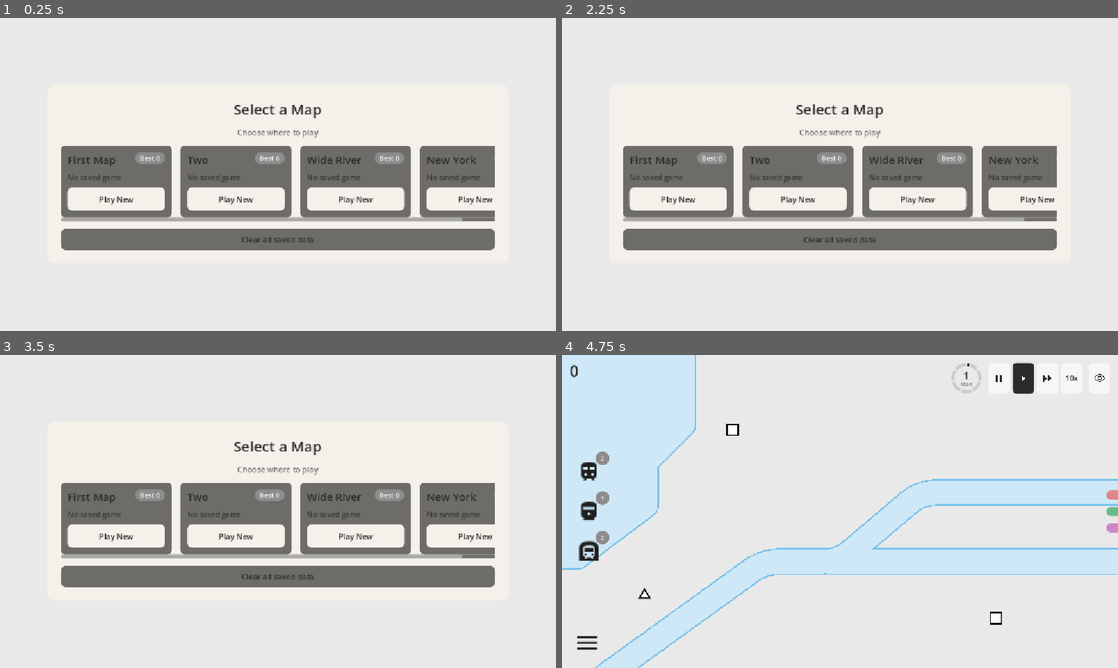
Above: before the commit, frames 1-4 (two rows, left to right).
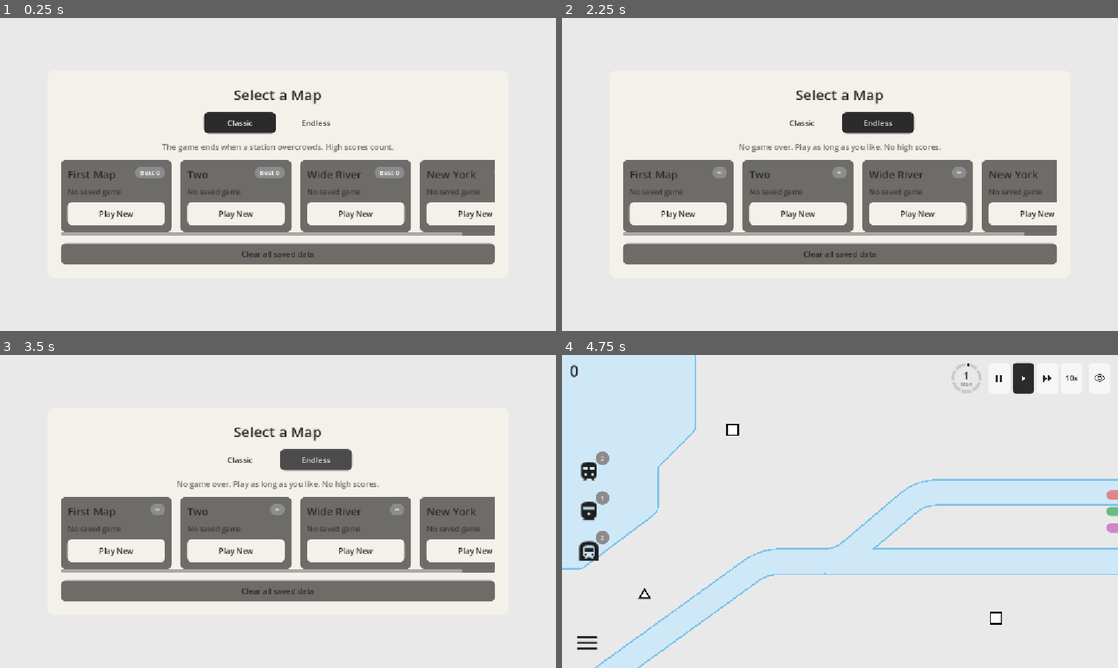
Above: after the commit, the same moments.

Repository: naymik-games/MiniMetro
Game: Godot game, scene res://scenes/home.tscn
The game is run twice, just before and just after one commit, with the same random seed, the same clock (stepped at 60 frames per second) and the same inputs.
Inputs (mouse positions are in pixels of both pictures, inside the frame that each line leads up to):
- Up to frame 1 (0.25 s): no input
- Up to frame 2 (2.25 s): click (801, 121) at 0.5 s, where only the run after the commit has a clickable "Classic"; click (801, 121) at 1.25 s, where only the run after the commit has a clickable "Classic"; click (878, 121) at 2 s, where only the run after the commit has a clickable "Endless"
- Up to frame 3 (3.5 s): click (316, 458) at 2.75 s, where only the run after the commit has a clickable "Endless"
- Up to frame 4 (4.75 s): click "Play New" at 3.5 s; click (589, 470) at 4.27 s

The runs differ from the first frame. In frame 1, 19% of the frame differs, in the area x 11-89%, y 23-79%; in frame 2, 19%; in frame 3, 19%; in frame 4, nothing differs.

Commit message:
endless mode

Diff:
--- a/scripts/game.gd
+++ b/scripts/game.gd
@@ -85,6 +85,7 @@
 var _station_upgrade_armed: bool = false  ## station upgrade selected, waiting for a station click
 var bridge_budget: int = 0
 var _save_id: String = ""
+var _mode: int = SaveManager.Mode.CLASSIC  ## Classic or Endless, from the home screen
 var _best_before: int = 0     ## this map's high score when the run started (for "New best!")
 var _loaded: bool = false     ## autosave stays off until startup / restore has finished
 
@@ -97,13 +98,14 @@
 
 	add_to_group("game")
 	_save_id = config.get_save_id()
+	_mode = GameSession.current_mode
 	_best_before = SaveManager.get_high_score(_save_id)
 
 	# The home screen's "Resume" sets this flag. It is consumed here, so reloading
 	# the scene ("Play again") always starts a fresh game.
 	var save: Dictionary = {}
 	if GameSession.resume_requested:
-		save = SaveManager.get_run(_save_id)
+		save = SaveManager.get_run(_save_id, _mode)
 	GameSession.resume_requested = false
 	var resuming := not save.is_empty()
 
@@ -684,8 +686,8 @@
 
 ## Called by a station via the "game" group when its ring fills.
 func on_station_overcrowded(_station: Area2D) -> void:
-	if _game_over:
-		return
+	if _game_over or _mode == SaveManager.Mode.ENDLESS:
+		return  # Endless never ends
 	_game_over = true
 	_cancel_upgrade_drag()
 	SaveManager.finish_run(_save_id, score)  # lost game: the save is deleted, the high score stays
@@ -1003,7 +1005,7 @@
 func _save_game() -> void:
 	if _game_over or not _loaded:
 		return
-	SaveManager.save_run(_save_id, _build_save())
+	SaveManager.save_run(_save_id, _build_save(), _mode)
 
 
 ## Everything needed to rebuild the run. Only plain numbers / strings / arrays / dictionaries
--- a/scripts/game_session.gd
+++ b/scripts/game_session.gd
@@ -9,18 +9,26 @@
 
 ## The config chosen on the home screen. Everything in the game can read this.
 var current_config: GameConfig = null
+## SaveManager.Mode.CLASSIC or SaveManager.Mode.ENDLESS. Survives "Play again" reloads.
+var current_mode: int = SaveManager.Mode.CLASSIC
 ## Set by start_game(); game.gd reads it once to decide between "resume" and "new game".
 var resume_requested: bool = false
 
 
-func start_game(config: GameConfig, resume: bool = false) -> void:
+func is_endless() -> bool:
+	return current_mode == SaveManager.Mode.ENDLESS
+
+
+func start_game(config: GameConfig, mode: int = SaveManager.Mode.CLASSIC, resume: bool = false) -> void:
 	if config == null or not config.is_playable():
 		push_error("GameSession: config is missing or has no map scene.")
 		return
 	current_config = config
-	resume_requested = resume and SaveManager.has_run(config.get_save_id())
+	current_mode = mode
+	var id := config.get_save_id()
+	resume_requested = resume and SaveManager.has_run(id, mode)
 	if not resume_requested:
-		SaveManager.clear_run(config.get_save_id())  # a new game replaces any saved one
+		SaveManager.clear_run(id, mode)  # a new game replaces any saved one in this mode
 	get_tree().change_scene_to_file(GAME_SCENE)
 
 
--- a/scripts/home.gd
+++ b/scripts/home.gd
@@ -9,21 +9,29 @@
 const CARD_GAP := 18.0
 const MAX_ROW_WIDTH := 900.0
 
+const MODE_NAMES: Array[String] = ["Classic", "Endless"]
+const MODE_BLURBS: Array[String] = [
+	"The game ends when a station overcrowds. High scores count.",
+	"No game over. Play as long as you like. No high scores.",
+]
+
 var _ui: Control
+var _mode: int = SaveManager.Mode.CLASSIC
 var _pending_new: GameConfig
 var _confirm_new: ConfirmationDialog
 var _confirm_clear: ConfirmationDialog
 
 
 func _ready() -> void:
+	_mode = SaveManager.get_last_mode()
+
 	_confirm_new = ConfirmationDialog.new()
-	_confirm_new.dialog_text = "Start a new game on this map?\nYour saved progress will be lost."
 	_confirm_new.ok_button_text = "Start new"
-	_confirm_new.confirmed.connect(func(): GameSession.start_game(_pending_new, false))
+	_confirm_new.confirmed.connect(func(): GameSession.start_game(_pending_new, _mode, false))
 	add_child(_confirm_new)
 
 	_confirm_clear = ConfirmationDialog.new()
-	_confirm_clear.dialog_text = "Delete ALL saved games and high scores?\nThis can't be undone."
+	_confirm_clear.dialog_text = "Delete ALL saved games (Classic and Endless) and high scores?\nThis can't be undone."
 	_confirm_clear.ok_button_text = "Delete everything"
 	_confirm_clear.confirmed.connect(func():
 		SaveManager.clear_all()
@@ -51,7 +59,8 @@
 	panel.add_child(box)
 
 	box.add_child(UIStyle.label("Select a Map", 30))
-	box.add_child(UIStyle.label("Choose where to play", 16, Color(UIStyle.INK, 0.65)))
+	box.add_child(_build_mode_toggle())
+	box.add_child(UIStyle.label(MODE_BLURBS[_mode], 16, Color(UIStyle.INK, 0.65)))
 
 	var cards: Array[Control] = []
 	for config in configs:
@@ -82,41 +91,97 @@
 	box.add_child(clear)
 
 
+# ------------------------------------------------------------ mode toggle
+
+func _build_mode_toggle() -> Control:
+	var row := HBoxContainer.new()
+	row.add_theme_constant_override("separation", 8)
+	row.alignment = BoxContainer.ALIGNMENT_CENTER
+	for m in [SaveManager.Mode.CLASSIC, SaveManager.Mode.ENDLESS]:
+		var style := &"primary" if m == _mode else &"light"
+		var tab := UIStyle.button(MODE_NAMES[m], style, Vector2(150, 44))
+		tab.pressed.connect(_on_mode_selected.bind(m))
+		# Dot = this mode has a saved game on at least one map.
+		if SaveManager.has_any_run(m):
+			tab.add_child(_make_save_dot())
+		row.add_child(tab)
+	return row
+
+
+func _make_save_dot() -> Control:
+	var dot := Panel.new()
+	dot.mouse_filter = Control.MOUSE_FILTER_IGNORE
+	var sb := StyleBoxFlat.new()
+	sb.bg_color = UIStyle.GOLD
+	sb.border_color = UIStyle.PAPER
+	sb.set_border_width_all(2)
+	sb.set_corner_radius_all(8)
+	dot.add_theme_stylebox_override("panel", sb)
+	dot.set_anchors_preset(Control.PRESET_TOP_RIGHT)
+	dot.offset_left = -20.0
+	dot.offset_right = -6.0
+	dot.offset_top = 6.0
+	dot.offset_bottom = 20.0
+	return dot
+
+
+func _on_mode_selected(mode: int) -> void:
+	if mode == _mode:
+		return
+	_mode = mode
+	SaveManager.set_last_mode(mode)
+	_build_ui()
+
+
+# ------------------------------------------------------------------ cards
+
+func _week_of(run: Dictionary) -> int:
+	return floori(int(run.get("day", 0)) / float(GameClock.DAYS_PER_WEEK)) + 1
+
+
 func _build_map_card(config: GameConfig) -> Control:
 	var id := config.get_save_id()
-	var run := SaveManager.get_run(id)
-	var best := SaveManager.get_high_score(id)
+	var run := SaveManager.get_run(id, _mode)
 
 	var card := UIStyle.make_card(Vector2(CARD_WIDTH, 0), 10)
 	var col := UIStyle.card_body(card)
 
-	# Name on the left, best score as a badge on the right.
-	var best_badge := UIStyle.badge("Best %d" % best, UIStyle.GOLD if best > 0 else UIStyle.BADGE_GREY)
-	col.add_child(UIStyle.card_header(config.display_name, best_badge))
+	# Name on the left. Classic: best score badge. Endless has no high scores.
+	var badge: Control
+	if _mode == SaveManager.Mode.ENDLESS:
+		badge = UIStyle.badge("∞", UIStyle.BADGE_GREY)
+	else:
+		var best := SaveManager.get_high_score(id)
+		badge = UIStyle.badge("Best %d" % best, UIStyle.GOLD if best > 0 else UIStyle.BADGE_GREY)
+	col.add_child(UIStyle.card_header(config.display_name, badge))
 
 	var info_text := "No saved game"
 	if not run.is_empty():
-		var week := floori(int(run.get("day", 0)) / float(GameClock.DAYS_PER_WEEK)) + 1
-		info_text = "Week %d\n%d delivered" % [week, int(run.get("score", 0))]
+		info_text = "Week %d\n%d delivered" % [_week_of(run), int(run.get("score", 0))]
 	var info := UIStyle.label(info_text, 15, Color(UIStyle.INK, 0.8), false)
 	info.size_flags_vertical = Control.SIZE_EXPAND_FILL
 	col.add_child(info)
 
 	if not run.is_empty():
 		var resume := UIStyle.button("Resume", &"primary")
-		resume.pressed.connect(GameSession.start_game.bind(config, true))
+		resume.pressed.connect(GameSession.start_game.bind(config, _mode, true))
 		col.add_child(resume)
 
 	var play_new := UIStyle.button("Play New", &"light")
-	play_new.pressed.connect(_on_play_new.bind(config, not run.is_empty()))
+	play_new.pressed.connect(_on_play_new.bind(config, run))
 	col.add_child(play_new)
 
 	return card
 
 
-func _on_play_new(config: GameConfig, has_save: bool) -> void:
-	if has_save:
-		_pending_new = config
-		_confirm_new.popup_centered()  # don't silently throw a saved game away
+func _on_play_new(config: GameConfig, run: Dictionary) -> void:
+	if run.is_empty():
+		GameSession.start_game(config, _mode, false)
+		return
+	# Don't silently throw a saved game away. Endless runs can be long, so say how far it got.
+	_pending_new = config
+	if _mode == SaveManager.Mode.ENDLESS:
+		_confirm_new.dialog_text = "Start a new Endless game on this map?\nYour saved run (Week %d, %d delivered) will be lost." % [_week_of(run), int(run.get("score", 0))]
 	else:
-		GameSession.start_game(config, false)
+		_confirm_new.dialog_text = "Start a new game on this map?\nYour saved progress will be lost."
+	_confirm_new.popup_centered()
--- a/scripts/save_manager.gd
+++ b/scripts/save_manager.gd
@@ -5,68 +5,106 @@
 ## Everything the game remembers between sessions, in one JSON file:
 ##
 ##   { "version": 1,
+##     "settings": { "last_mode": 0 },
 ##     "maps": {
-##       "map_01": { "high_score": 42, "run": { ...snapshot built by game.gd... } }
+##       "map_01": { "high_score": 42,
+##                   "run": { ...Classic snapshot... },
+##                   "endless_run": { ...Endless snapshot... } }
 ##     } }
 ##
-## "run" only exists while that map has a saved game. Maps are keyed by
-## GameConfig.get_save_id(), so every map has its own run and its own high score.
+## Every map has one saved game per mode. Only Classic has a high score.
+## Old save files (no "settings", no "endless_run") load fine.
 
 const SAVE_PATH := "user://metro_save.json"
 const FILE_VERSION := 1
 ## Bump when the snapshot layout changes so old saves are ignored instead of crashing.
 const RUN_VERSION := 1
 
+enum Mode { CLASSIC, ENDLESS }
+
 var _maps: Dictionary = {}
+var _settings: Dictionary = {}
 
 
 func _ready() -> void:
 	_load()
 
 
+# --------------------------------------------------------------- settings
+
+## The mode that was selected on the home screen last time.
+func get_last_mode() -> int:
+	var m := int(_settings.get("last_mode", Mode.CLASSIC))
+	return m if m == Mode.ENDLESS else Mode.CLASSIC
+
+
+func set_last_mode(mode: int) -> void:
+	if get_last_mode() == mode and _settings.has("last_mode"):
+		return
+	_settings["last_mode"] = mode
+	_write()
+
+
 # ------------------------------------------------------------------ runs
 
-func has_run(map_id: String) -> bool:
-	return not get_run(map_id).is_empty()
+static func _run_key(mode: int) -> String:
+	return "endless_run" if mode == Mode.ENDLESS else "run"
 
 
-## The saved game for this map, or {} if there isn't one (or it is from an incompatible version).
-func get_run(map_id: String) -> Dictionary:
+func has_run(map_id: String, mode: int = Mode.CLASSIC) -> bool:
+	return not get_run(map_id, mode).is_empty()
+
+
+## True if any map has a saved game in this mode (the home screen's toggle dot).
+func has_any_run(mode: int) -> bool:
+	for map_id in _maps.keys():
+		if has_run(str(map_id), mode):
+			return true
+	return false
+
+
+## The saved game for this map and mode, or {} if there isn't one (or it is from an incompatible version).
+func get_run(map_id: String, mode: int = Mode.CLASSIC) -> Dictionary:
 	var entry = _maps.get(map_id)
 	if not entry is Dictionary:
 		return {}
-	var run = entry.get("run")
+	var run = entry.get(_run_key(mode))
 	if not run is Dictionary or int(run.get("v", 0)) != RUN_VERSION:
 		return {}
 	return run
 
 
-## Autosave. Also lifts the high score if the run is already past it.
-func save_run(map_id: String, snapshot: Dictionary) -> void:
+## Autosave. In Classic this also lifts the high score if the run is already past it.
+## Endless never touches high scores.
+func save_run(map_id: String, snapshot: Dictionary, mode: int = Mode.CLASSIC) -> void:
 	var entry := _entry(map_id)
-	entry["run"] = snapshot
-	entry["high_score"] = maxi(get_high_score(map_id), int(snapshot.get("score", 0)))
+	entry[_run_key(mode)] = snapshot
+	if mode == Mode.CLASSIC:
+		entry["high_score"] = maxi(get_high_score(map_id), int(snapshot.get("score", 0)))
 	_write()
 
 
-## Called when a run is lost: the high score is kept, the saved game is deleted.
+## Called when a Classic run is lost: the high score is kept, the saved game is deleted.
+## (Endless runs never end this way.)
 func finish_run(map_id: String, score: int) -> void:
 	var entry := _entry(map_id)
 	entry["high_score"] = maxi(get_high_score(map_id), score)
-	entry.erase("run")
+	entry.erase(_run_key(Mode.CLASSIC))
 	_write()
 
 
-## Throws the saved game away (high score stays).
-func clear_run(map_id: String) -> void:
+## Throws the saved game for this mode away (high score stays).
+func clear_run(map_id: String, mode: int = Mode.CLASSIC) -> void:
 	var entry = _maps.get(map_id)
-	if entry is Dictionary and entry.has("run"):
-		entry.erase("run")
+	var key := _run_key(mode)
+	if entry is Dictionary and entry.has(key):
+		entry.erase(key)
 		_write()
 
 
 # ------------------------------------------------------------ high scores
 
+## Classic only.
 func get_high_score(map_id: String) -> int:
 	var entry = _maps.get(map_id)
 	if entry is Dictionary:
@@ -76,7 +114,8 @@
 
 # ------------------------------------------------------------ housekeeping
 
-## Wipes every saved game AND every high score.
+## Wipes every saved game (both modes) AND every high score.
+## The remembered mode selection is kept.
 func clear_all() -> void:
 	_maps.clear()
 	_write()
@@ -90,17 +129,20 @@
 
 func _load() -> void:
 	_maps = {}
+	_settings = {}
 	if not FileAccess.file_exists(SAVE_PATH):
 		return
 	var parsed = JSON.parse_string(FileAccess.get_file_as_string(SAVE_PATH))
 	if parsed is Dictionary and parsed.get("maps") is Dictionary:
 		_maps = parsed["maps"]
+		if parsed.get("settings") is Dictionary:
+			_settings = parsed["settings"]
 	else:
 		push_warning("SaveManager: %s is unreadable, starting empty." % SAVE_PATH)
 
 
 func _write() -> void:
-	var text := JSON.stringify({"version": FILE_VERSION, "maps": _maps})
+	var text := JSON.stringify({"version": FILE_VERSION, "settings": _settings, "maps": _maps})
 	# Write to a temp file first so a crash mid-write can't wipe the real save.
 	var tmp := SAVE_PATH + ".tmp"
 	var file := FileAccess.open(tmp, FileAccess.WRITE)
--- a/scripts/station.gd
+++ b/scripts/station.gd
@@ -66,8 +66,12 @@
 	if needs_redraw:
 		queue_redraw()
 	if overcrowd_progress >= 1.0:
-		_failed = true
-		get_tree().call_group("game", "on_station_overcrowded", self)
+		if GameSession.is_endless():
+			# Endless: the ring stays full and red, but the game goes on.
+			overcrowd_progress = 1.0
+		else:
+			_failed = true
+			get_tree().call_group("game", "on_station_overcrowded", self)
 
 
 # ------------------------------------------------------------------ spawning
@@ -168,7 +172,8 @@
 ## Call after the station is in the tree and its shape is set.
 func apply_save_data(d: Dictionary) -> void:
 	_spawn_progress = float(d.get("spawn_progress", 0.0))
-	overcrowd_progress = clampf(float(d.get("overcrowd", 0.0)), 0.0, 0.99)
+	# Classic never saves a full ring (that would be game over). Endless can.
+	overcrowd_progress = clampf(float(d.get("overcrowd", 0.0)), 0.0, 1.0 if GameSession.is_endless() else 0.99)
 	if d.get("upgraded", false):
 		upgraded = true
 		sprite_2d.scale = _base_sprite_scale * upgraded_scale
